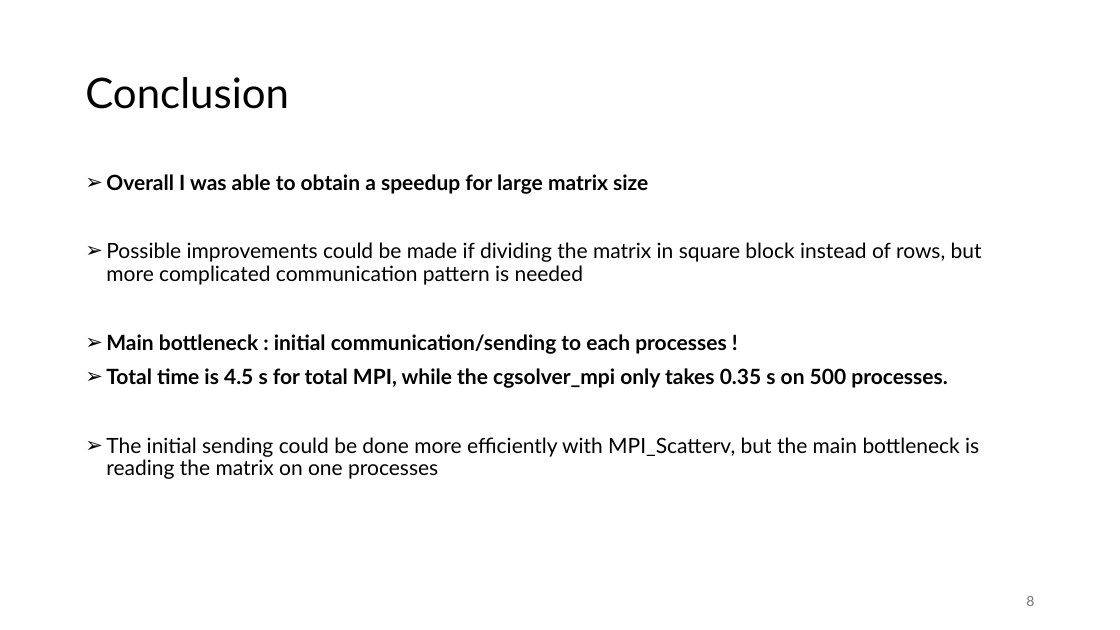
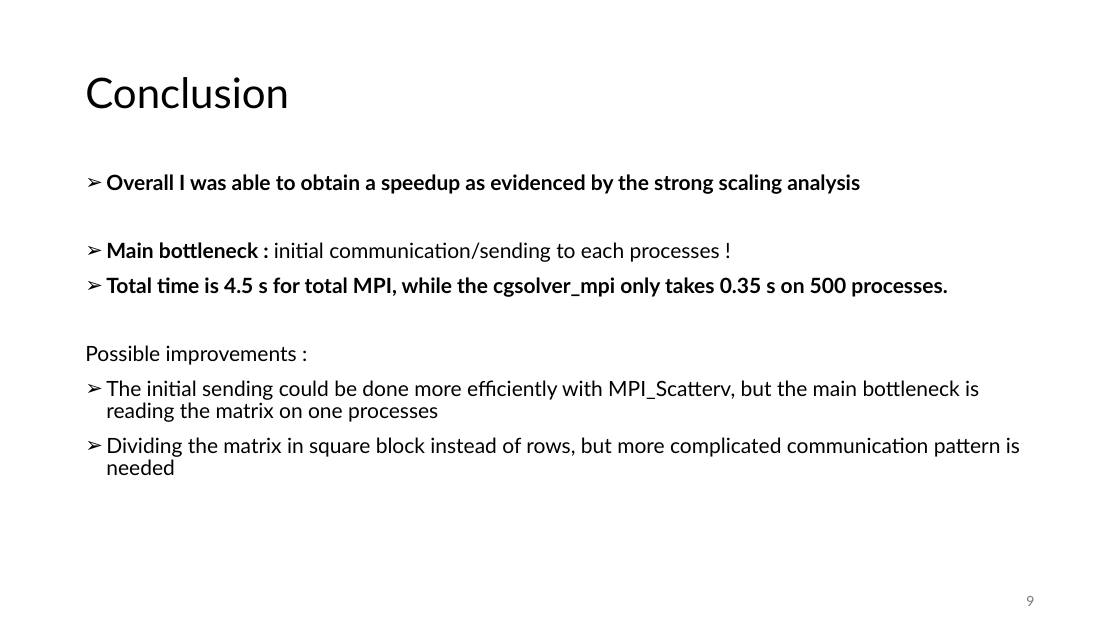
Before and after one commit to lucarighetti3/CG-MPI, a slide deck: slide 10 of project_pres.pptx (slide 9 before the commit). Drawn at 1120x630 pixels with LibreOffice and Linux fonts; fonts in the diff are those of the drawing; background and template pictures are left out. Boxes give left, top, right and bottom in pixels: in the first picture for what was removed or moved away, otherwise in the second. Text is boxed around its words. In the diff, an @@ line names an element or a change of style, - is before the commit and + after.

```diff
--- a/project_pres.pptx
+++ b/project_pres.pptx
@@ text at [106,174,860,194]: text changed; bold on @@
-➢ Overall I was able to obtain a speedup for large matrix size
-➢ Possible improvements could be made if dividing the matrix in square block instead of rows, but more complicated communication pattern is needed
+➢ Overall I was able to obtain a speedup as evidenced by the strong scaling analysis
@@ text at [106,242,720,262]: bold off in "initial communication/sending to each processes !" @@
@@ text at [85,345,297,365]: paragraph added @@
+Possible improvements :
@@ text at [106,437,1020,475]: paragraph added @@
+➢ Dividing the matrix in square block instead of rows, but more complicated communication pattern is needed
@@ page number at [1026,596,1034,606]: text changed @@
-8
+9
```
Also in this commit, not shown: 7 other slides changed, 1 slide added.
